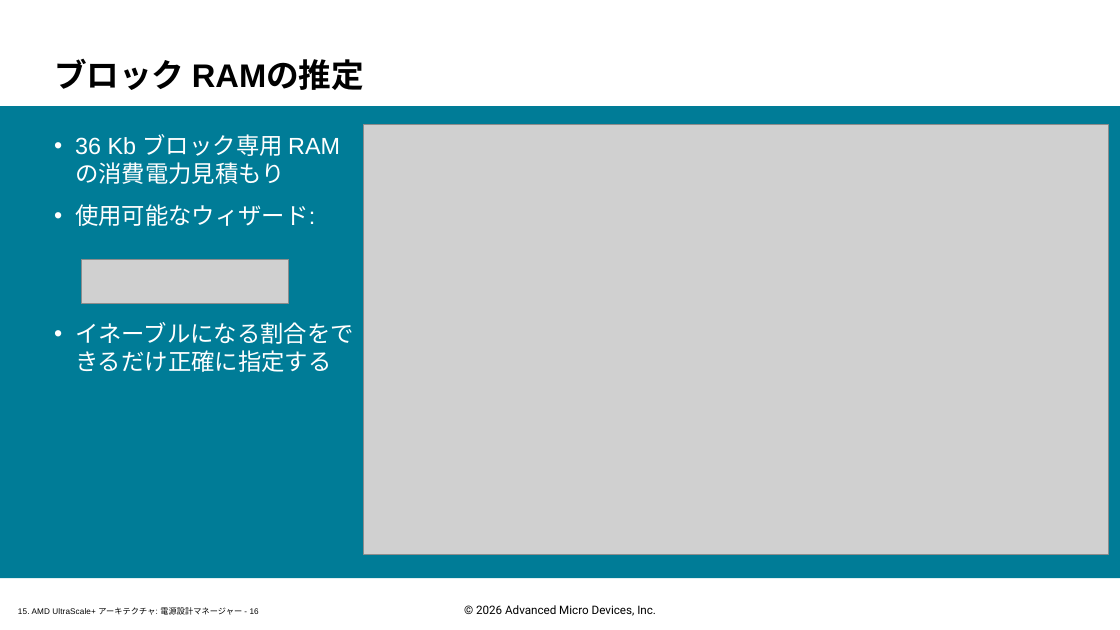
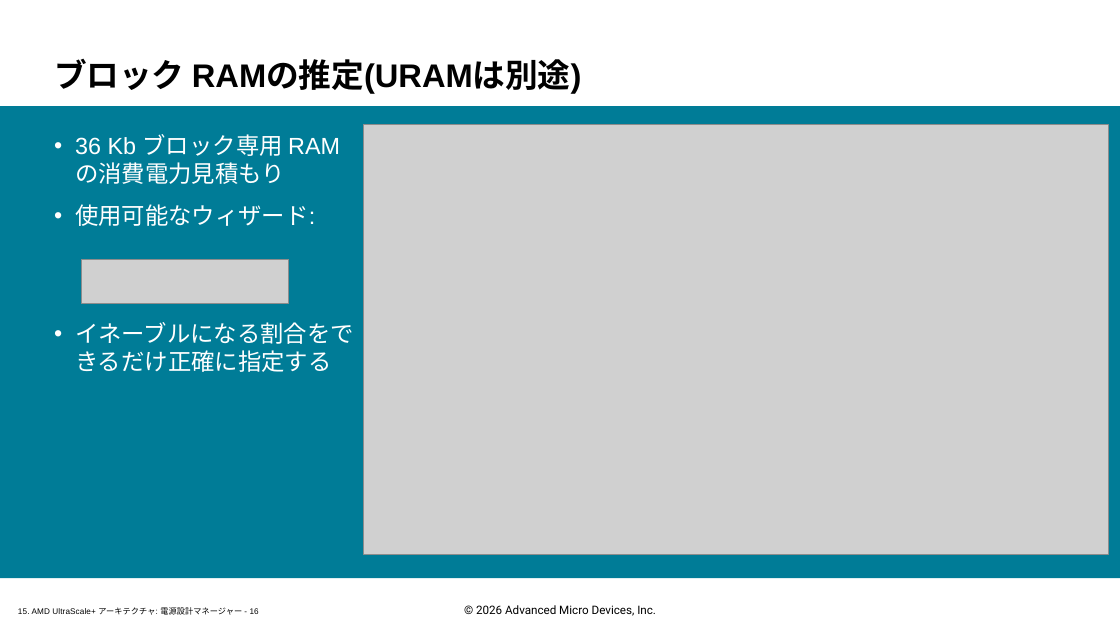
Before and after one commit to hdlabjk/spusp, a slide deck: slide 16 of doc/slides_docx/15. AMD UltraScale+ Architecture Power Design Manager_ILT_translated_ja.pptx. Drawn at 1120x630 pixels with LibreOffice and Linux fonts; fonts in the diff are those of the drawing; grey boxes stand for pictures; background and template pictures are left out. Boxes give left, top, right and bottom in pixels: in the first picture for what was removed or moved away, otherwise in the second. Text is boxed around its words. In the diff, an @@ line names an element or a change of style, - is before the commit and + after.

```diff
--- a/doc/slides_docx/15. AMD UltraScale+ Architecture Power Design Manager_ILT_translated_ja.pptx
+++ b/doc/slides_docx/15. AMD UltraScale+ Architecture Power Design Manager_ILT_translated_ja.pptx
@@ title at [54, 59, 582, 92]: text changed @@
-ブロック RAMの推定
+ブロック RAMの推定(URAMは別途)
```
Also in this commit, not shown: 2 other slides changed, 9 other files.
